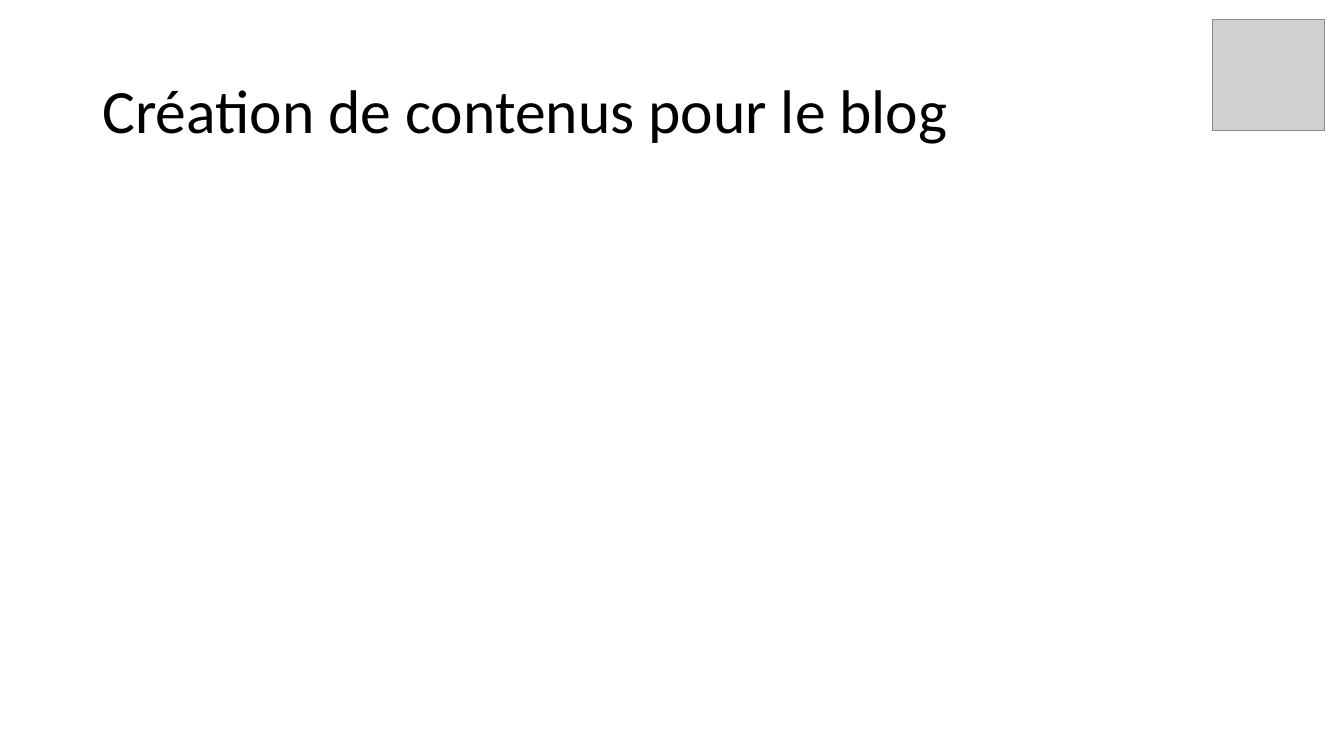
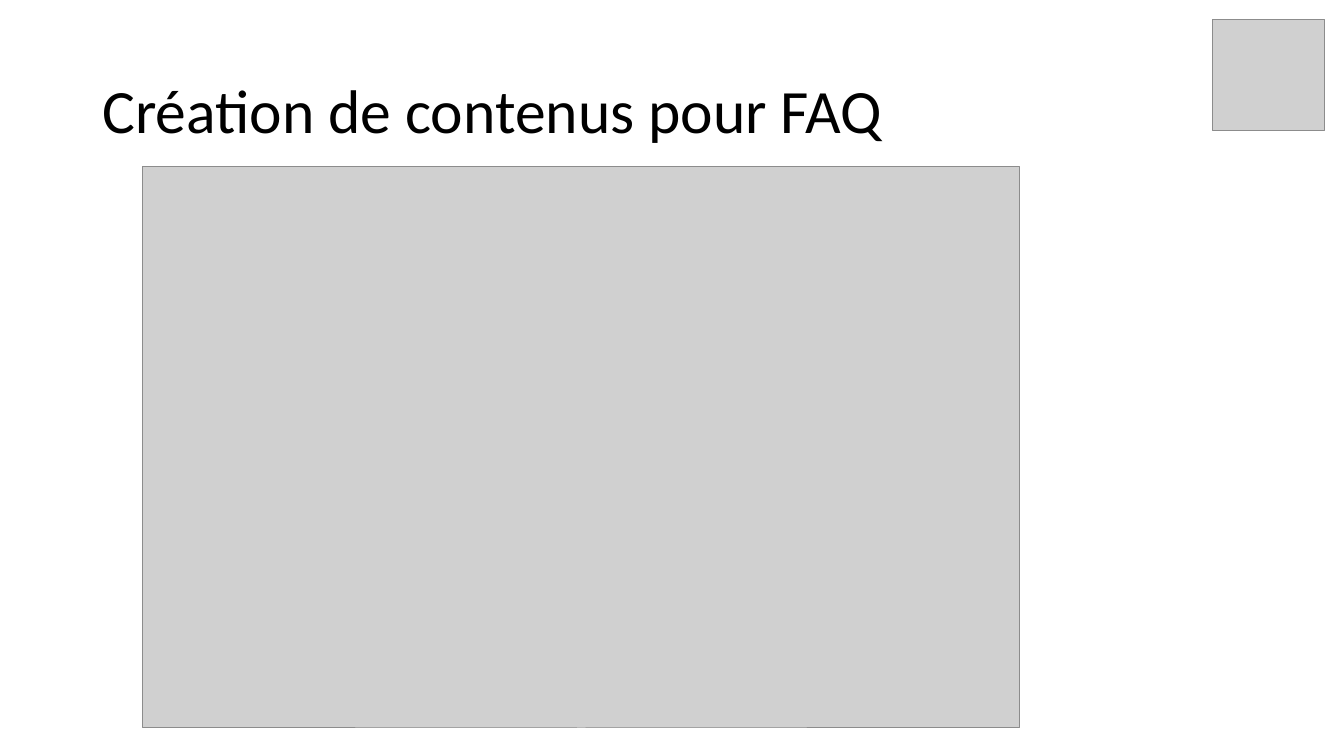
Before and after one commit to yes-we-web/Git-moi-tout, a slide deck: slide 4 of GIT-moi-tout.pptx. Drawn at 1344x756 pixels with LibreOffice and Linux fonts; fonts in the diff are those of the drawing; grey boxes stand for pictures. Boxes give left, top, right and bottom in pixels: in the first picture for what was removed or moved away, otherwise in the second. Text is boxed around its words. In the diff, an @@ line names an element or a change of style, - is before the commit and + after.

```diff
--- a/GIT-moi-tout.pptx
+++ b/GIT-moi-tout.pptx
@@ text at bbox=[102, 90, 882, 143]: text changed @@
-Création de contenus pour le blog
+Création de contenus pour FAQ
@@ picture added at bbox=[143, 167, 1020, 729] @@
```
Also in this commit, not shown: 2 other slides changed, 1 other file.
